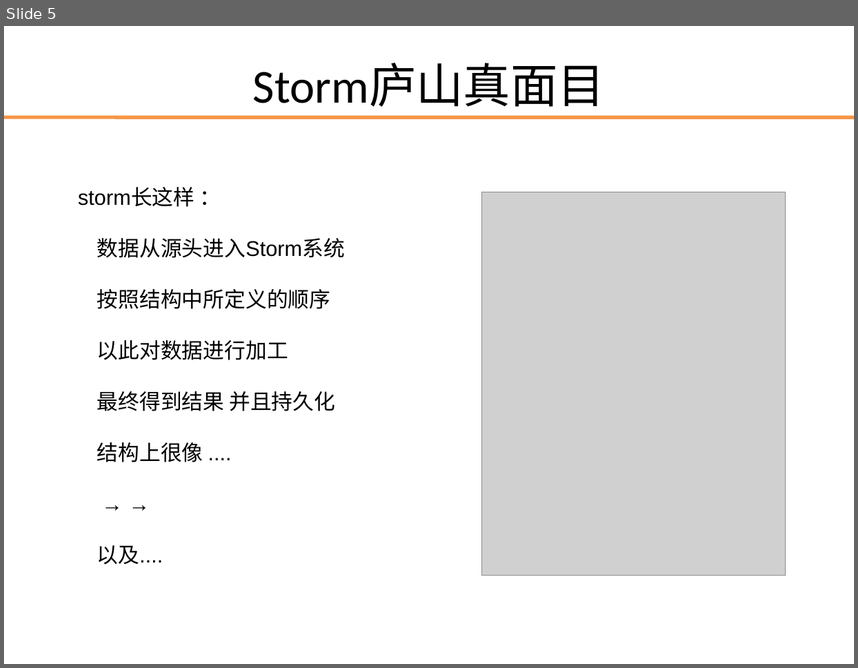
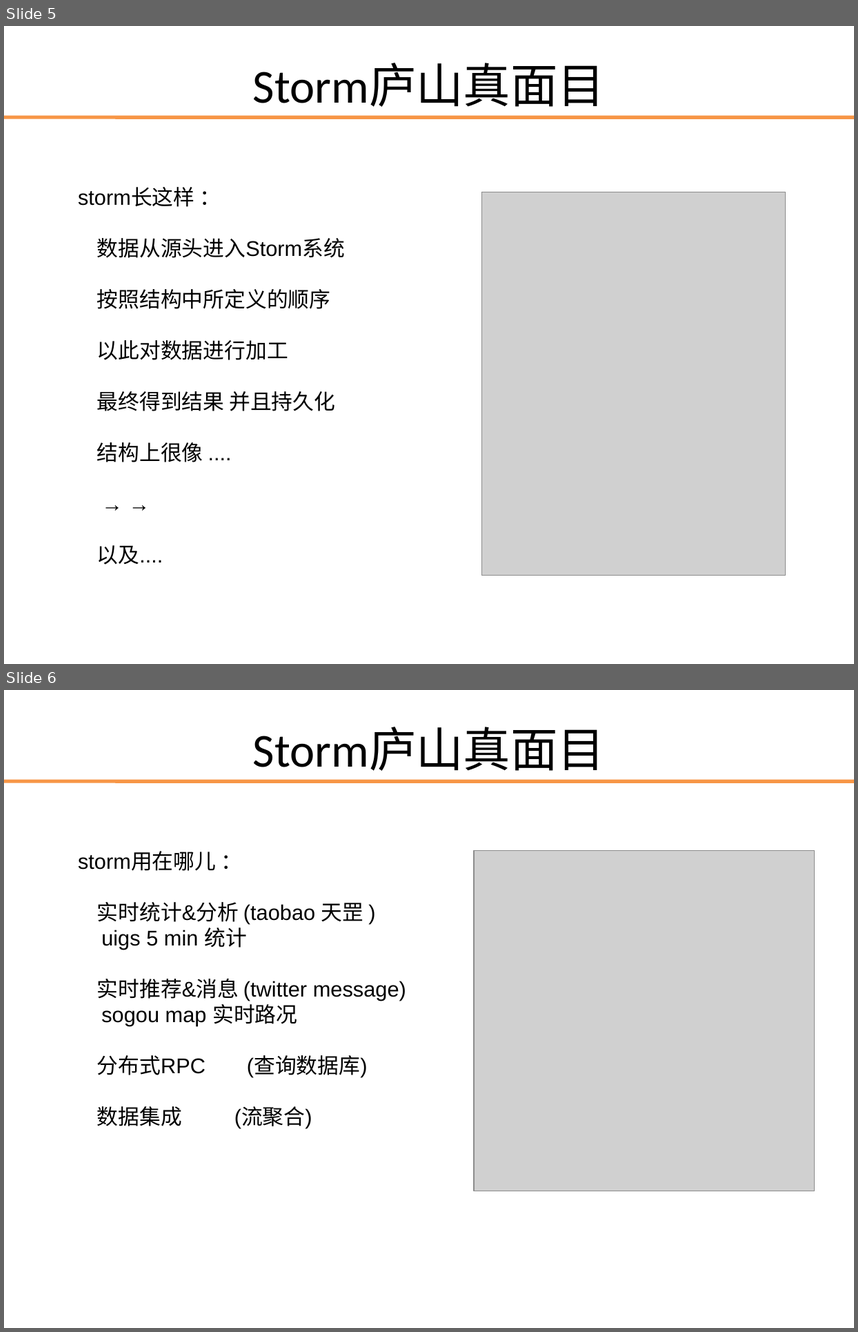
Before and after one commit to darionyaphets/darion_example, a slide deck: source/storm/storm_source.ppt. Shown one above the other, each under a label of ours: slide 5 before the commit, slides 5 and 6 after it. The pictures are 858x668 and 858x1332 pixels, drawn with LibreOffice and Linux fonts; fonts in the diff are those of the drawing; grey boxes stand for pictures; background and template pictures are left out. Boxes give left, top, right and bottom in pixels: in the first picture for what was removed or moved away, otherwise in the second. Text is boxed around its words. In the diff, an @@ line names an element or a change of style, - is before the commit and + after.

```diff
--- a/source/storm/storm_source.ppt
+++ b/source/storm/storm_source.ppt
@@ slide 6 added at (x1=4, y1=690, x2=854, y2=1328), background picture (left out); not listed: 1 template element that a slide beside it also shows @@
@@ title added at (x1=253, y1=728, x2=605, y2=771), 40 pt, text #000000 @@
+Storm庐山真面目
@@ text added at (x1=78, y1=852, x2=406, y2=1128), 18 pt, text #000000 @@
+storm用在哪儿 ：
+实时统计&分析 (taobao 天罡 )
+uigs 5 min 统计
+实时推荐&消息 (twitter message)
+sogou map 实时路况
+分布式RPC (查询数据库)
+数据集成 (流聚合)
@@ picture added at (x1=474, y1=851, x2=814, y2=1191) @@
```
Also in this commit, not shown: 7 slides changed, 7 other slides added, 16 slides removed.
